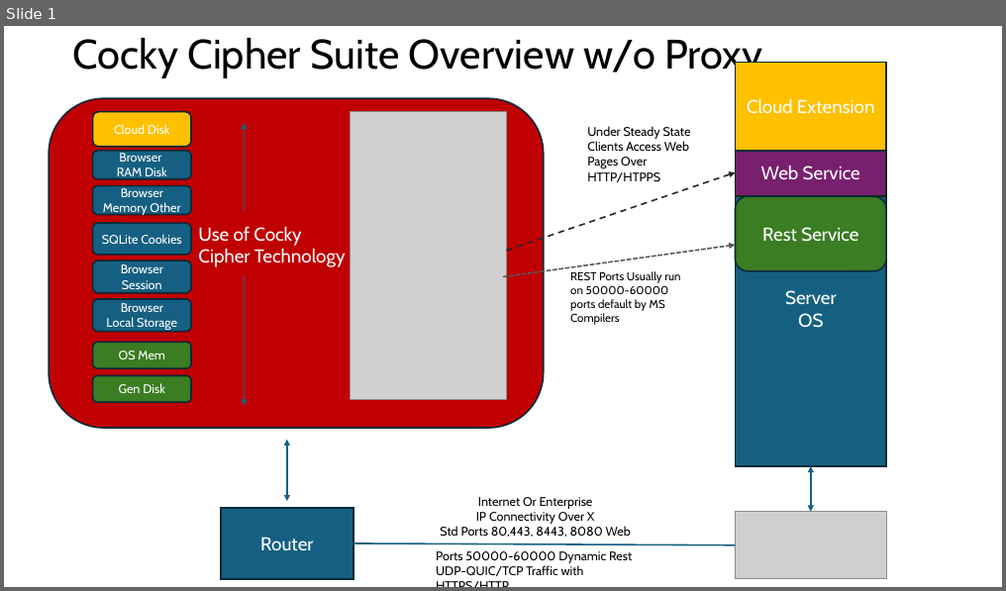
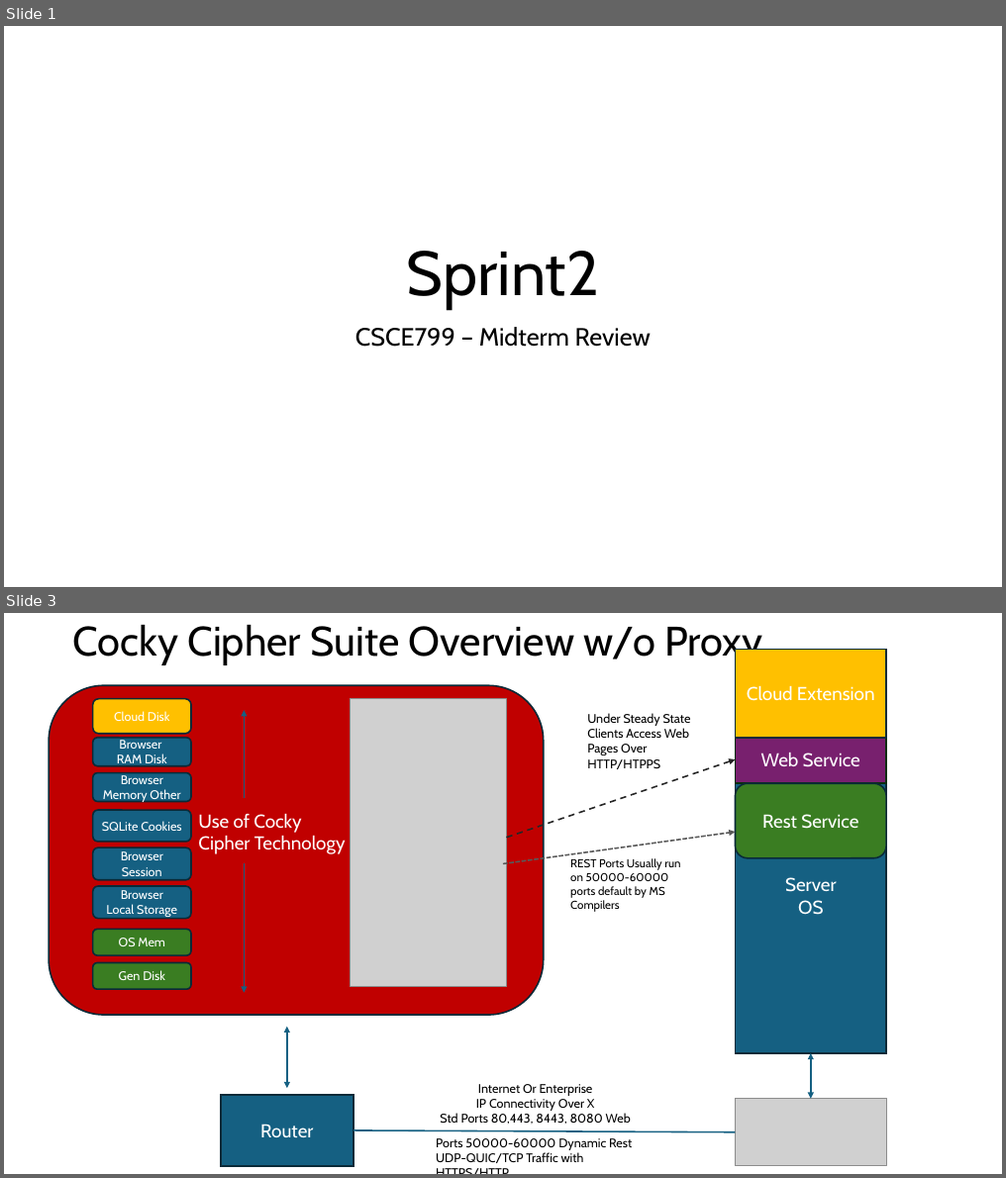
Before and after one commit to jssg33/analyticsgen4, a slide deck: sprint2/Cocky Cipher Overview.pptx. Shown one above the other, each under a label of ours: slide 1 before the commit, slides 1 and 3 after it; the slides between them are not shown. The pictures are 1006x591 and 1006x1178 pixels, drawn with LibreOffice and Linux fonts; fonts in the diff are those of the drawing; grey boxes stand for pictures. Boxes give left, top, right and bottom in pixels: in the first picture for what was removed or moved away, otherwise in the second. Text is boxed around its words. In the diff, an @@ line names an element or a change of style, - is before the commit and + after.

```diff
--- a/sprint2/Cocky Cipher Overview.pptx
+++ b/sprint2/Cocky Cipher Overview.pptx
@@ slide 1 added at (x1=4, y1=26, x2=1002, y2=587), background #FFFFFF @@
@@ title added at (x1=407, y1=251, x2=599, y2=310), 60 pt, text #000000 @@
+Sprint2
@@ subtitle added at (x1=355, y1=327, x2=650, y2=347), 24 pt, text #000000 @@
+CSCE799 – Midterm Review
@@ what was slide 1 is now slide 3 @@
```
Also in this commit, not shown: 2 slides changed, 10 other slides added, 1 other file.
